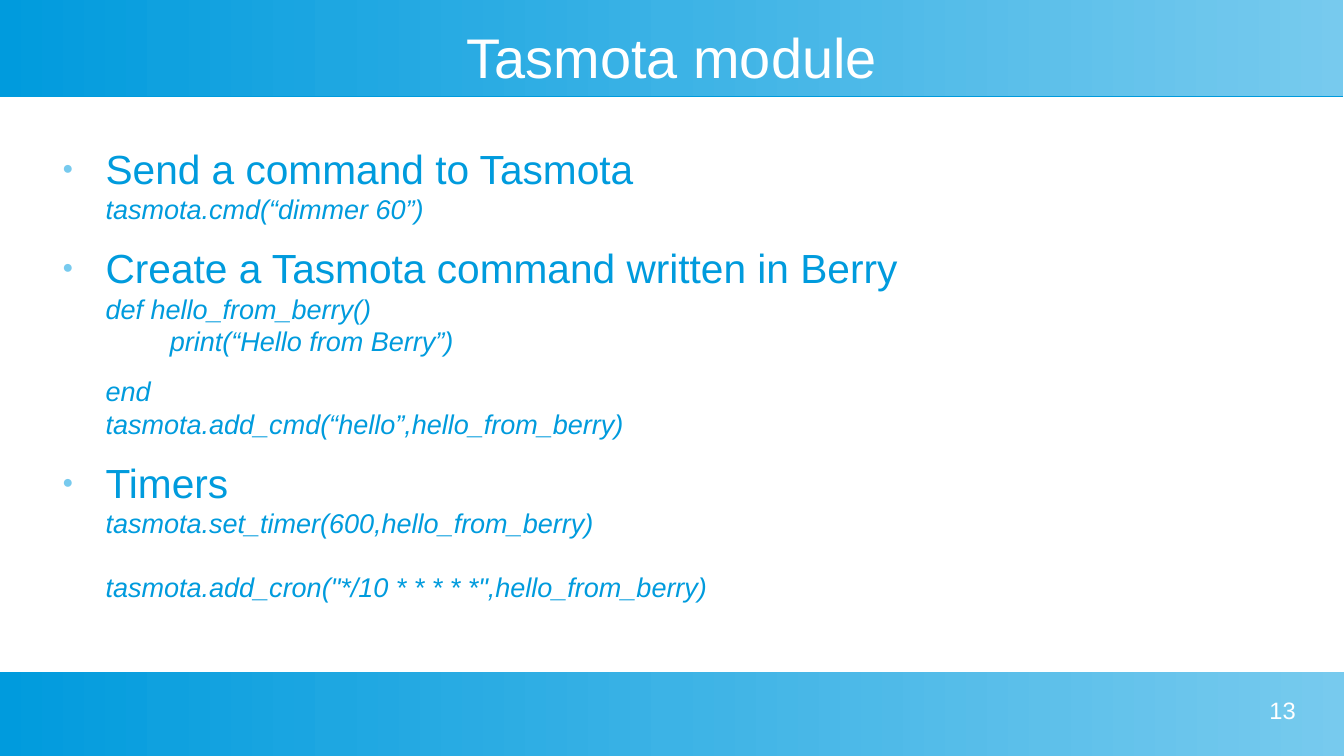
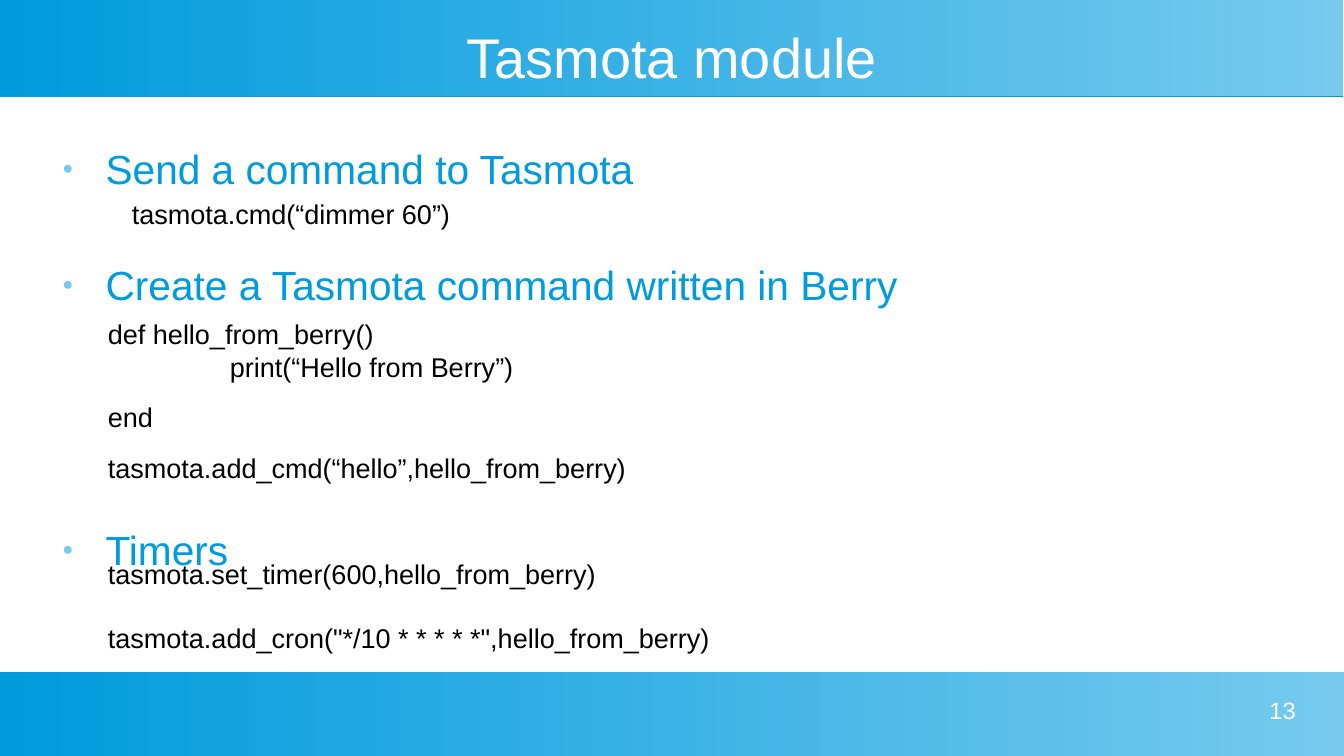
Before and after one commit to darrylb123/EO2024, a slide deck: slide 13 of EO2024-Tasmota+Berry.odp. Drawn at 1344x756 pixels with LibreOffice and Linux fonts; fonts in the diff are those of the drawing. Boxes give left, top, right and bottom in pixels: in the first picture for what was removed or moved away, otherwise in the second. Text is boxed around its words. In the diff, an @@ line names an element or a change of style, - is before the commit and + after.

```diff
--- a/EO2024-Tasmota+Berry.odp
+++ b/EO2024-Tasmota+Berry.odp
@@ text at (106, 154, 897, 572): text changed; size 16 to 24 pt; italic off @@
-● Send a command to Tasmota
-  tasmota.cmd(“dimmer 60”)
-● Create a Tasmota command written in Berry
-  def hello_from_berry()
-  print(“Hello from Berry”)
-end
-tasmota.add_cmd(“hello”,hello_from_berry)
-● Timers
-  tasmota.set_timer(600,hello_from_berry)
-tasmota.add_cron("*/10 * * * * *",hello_from_berry)
+● Send a command to Tasmota
+● Create a Tasmota command written in Berry
+● Timers
@@ text added at (132, 204, 450, 229), 16 pt, text #000000 @@
+tasmota.cmd(“dimmer 60”)
@@ text added at (108, 324, 626, 483), 16 pt, text #000000 @@
+def hello_from_berry()
+print(“Hello from Berry”)
+end
+tasmota.add_cmd(“hello”,hello_from_berry)
@@ text added at (108, 563, 709, 653), 16 pt, text #000000 @@
+tasmota.set_timer(600,hello_from_berry)
+tasmota.add_cron("*/10 * * * * *",hello_from_berry)
```
Also in this commit, not shown: 3 other slides changed, 5 slides added.
